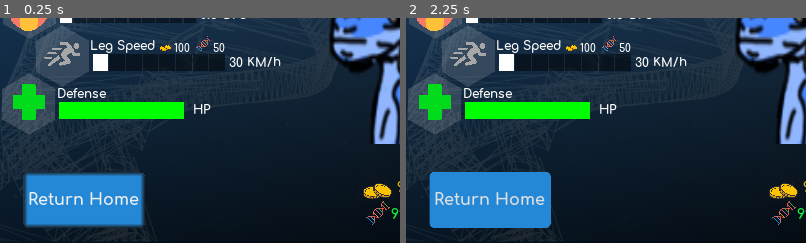
Above: before the commit, frames 1-2 (left to right).
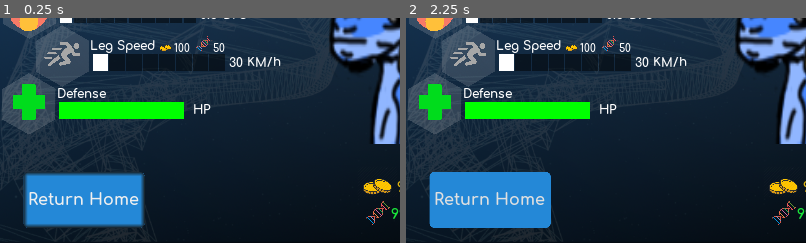
Above: after the commit, the same moments.

Repository: ojas-sanghi/scaling-out
Game: Godot game, scene res://GUI/Screens/UpgradeScreen.tscn
The game is run twice, just before and just after one commit, with the same random seed, the same clock (stepped at 60 frames per second) and the same inputs. Video files are missing from this copy of the repository; at most half a second of black plays in their place. Sound files missing from this copy of the repository are replaced by a short silence.
Inputs (mouse positions are % of the whole screen's width and height, from its top left):
- Up to frame 1 (0.25 s): no input
- Up to frame 2 (2.25 s): click "100 50" at 0.5 s; click "100 50" at 1.25 s; click (37, 47) at 2 s
The pictures show only the part of the screen within x 2-52%, y 50-100%; the shares and areas given below are measured in that part.

The runs differ from the first frame. In frame 1, 0.5% of the frame differs, in the area x 90-98%, y 71-81%; in frame 2, 0.5%.

Commit message:
fix sprite position

Diff:
--- a/GUI/infos/MoneyCounter.tscn
+++ b/GUI/infos/MoneyCounter.tscn
@@ -16,7 +16,7 @@
 }
 
 [node name="Sprite" type="Sprite" parent="."]
-position = Vector2( 75.1719, 34.0086 )
+position = Vector2( 75.1719, 22.784 )
 scale = Vector2( 0.189705, 0.189705 )
 texture = ExtResource( 3 )
 
